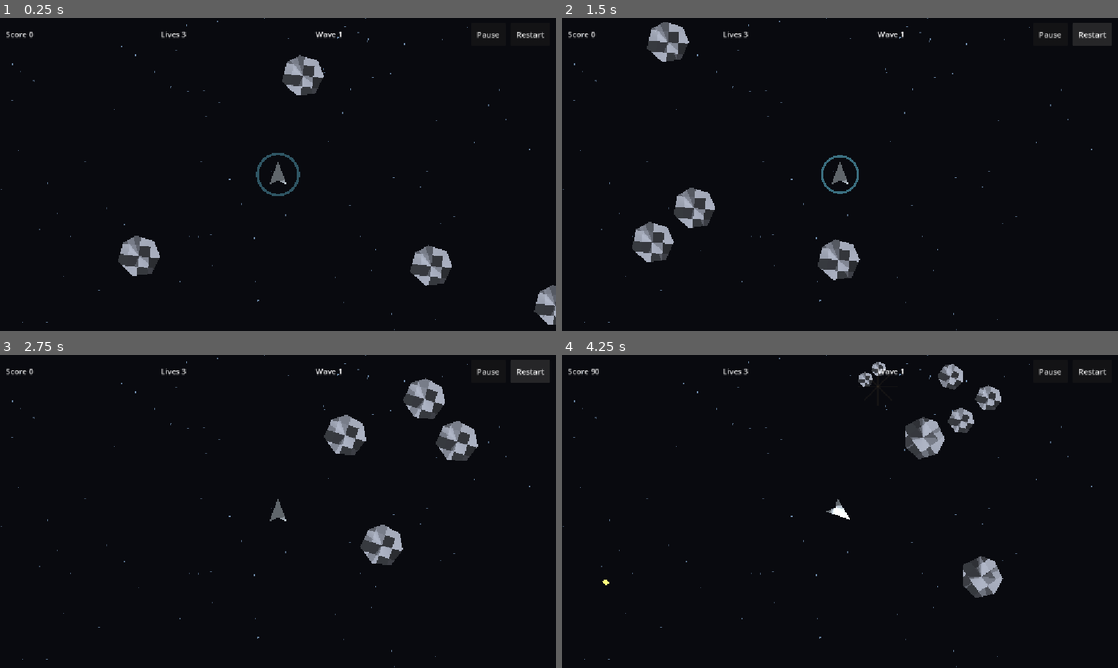
Above: before the commit, frames 1-4 (two rows, left to right).
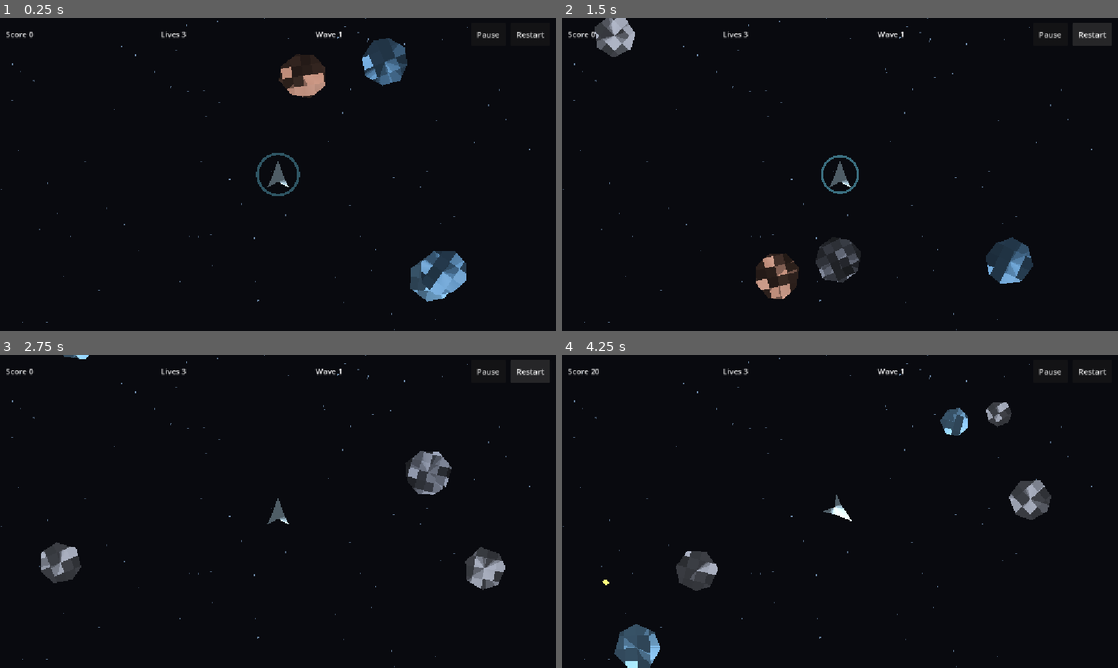
Above: after the commit, the same moments.

Repository: mule/asteroids-android-godot
Game: Godot game, scene res://scenes/game/Main.tscn
Same seed, same stepped clock (60 frames per second), same inputs: the game is played once before the commit and once after it.
Inputs (mouse positions are in pixels of both pictures, inside the frame that each line leads up to):
- Up to frame 1 (0.25 s): no input
- Up to frame 2 (1.5 s): click "Restart" at 0.5 s; click "Restart" at 1.25 s
- Up to frame 3 (2.75 s): click "Restart" at 2 s
- Up to frame 4 (4.25 s): move the mouse to (962, 495) at 2.77 s; hold Right (rotate_right) 2.78-3.5 s; hold Space (shoot) 2.78-3.5 s; click (962, 495) at 2.92 s; drag from (728, 527) to (840, 511) at 3.52 s

The runs differ from the first frame. In frame 1, 4.2% of the frame differs, in the area x 21-100%, y 6-98%; in frame 2, 5.3%, in the area x 5-85%, y 0-90%; in frame 3, 5.1%; in frame 4, 5.0%.

Commit message:
Use generated visual variants in gameplay
Closes #28

Diff:
--- a/scenes/entities/Asteroid.tscn
+++ b/scenes/entities/Asteroid.tscn
@@ -1,7 +1,7 @@
 [gd_scene load_steps=4 format=3 uid="uid://din0gjv2ki30r"]
 
 [ext_resource type="Script" path="res://scripts/asteroid.gd" id="1_l6c1s"]
-[ext_resource type="Resource" path="res://assets/vector/baseline_asteroid.tres" id="2_o5vgb"]
+[ext_resource type="Resource" path="res://assets/generated/asteroids/asteroid_baseline_01.tres" id="2_o5vgb"]
 
 [sub_resource type="CircleShape2D" id="CircleShape2D_sqsai"]
 radius = 44.0
--- a/scenes/entities/Bullet.tscn
+++ b/scenes/entities/Bullet.tscn
@@ -1,7 +1,7 @@
 [gd_scene load_steps=4 format=3 uid="uid://b7t0ntavgjg84"]
 
 [ext_resource type="Script" path="res://scripts/bullet.gd" id="1_ckiq4"]
-[ext_resource type="Resource" path="res://assets/vector/baseline_bullet.tres" id="2_b1ffi"]
+[ext_resource type="Resource" path="res://assets/generated/bullets/bullet_baseline_01.tres" id="2_b1ffi"]
 
 [sub_resource type="CircleShape2D" id="CircleShape2D_8nxps"]
 radius = 5.0
--- a/scenes/entities/PlayerShip.tscn
+++ b/scenes/entities/PlayerShip.tscn
@@ -1,7 +1,7 @@
 [gd_scene load_steps=4 format=3 uid="uid://c3o6vlwt3smug"]
 
 [ext_resource type="Script" path="res://scripts/player_ship.gd" id="1_1sojc"]
-[ext_resource type="Resource" path="res://assets/vector/baseline_ship.tres" id="2_a4c52"]
+[ext_resource type="Resource" path="res://assets/generated/ships/ship_delta_01.tres" id="2_a4c52"]
 
 [sub_resource type="ConvexPolygonShape2D" id="ConvexPolygonShape2D_jvily"]
 points = PackedVector2Array(0, -28, 18, 22, -18, 22)
--- a/scenes/game/Game.tscn
+++ b/scenes/game/Game.tscn
@@ -8,6 +8,12 @@
 [ext_resource type="Script" path="res://scripts/player_input.gd" id="6_8dbn6"]
 [ext_resource type="Script" path="res://scripts/starfield.gd" id="7_3jtpl"]
 [ext_resource type="Script" path="res://scripts/feedback.gd" id="8_s7x2j"]
+[ext_resource type="Resource" path="res://assets/generated/asteroids/asteroid_baseline_01.tres" id="9_0bsm8"]
+[ext_resource type="Resource" path="res://assets/generated/asteroids/asteroid_cobalt_01.tres" id="10_xpoo4"]
+[ext_resource type="Resource" path="res://assets/generated/asteroids/asteroid_craggy_01.tres" id="11_qkpjg"]
+[ext_resource type="Resource" path="res://assets/generated/asteroids/asteroid_ice_01.tres" id="12_s7b4h"]
+[ext_resource type="Resource" path="res://assets/generated/asteroids/asteroid_iron_01.tres" id="13_m2hh0"]
+[ext_resource type="Resource" path="res://assets/generated/asteroids/asteroid_shale_01.tres" id="14_pdu2q"]
 
 [sub_resource type="RectangleShape2D" id="RectangleShape2D_xh3dq"]
 size = Vector2(1152, 648)
@@ -17,6 +23,7 @@
 script = ExtResource("1_m6aai")
 asteroid_scene = ExtResource("3_tct56")
 bullet_scene = ExtResource("4_1nphu")
+asteroid_visual_assets = Array[Resource]([ExtResource("9_0bsm8"), ExtResource("10_xpoo4"), ExtResource("11_qkpjg"), ExtResource("12_s7b4h"), ExtResource("13_m2hh0"), ExtResource("14_pdu2q")])
 
 [node name="Background" type="ColorRect" parent="."]
 offset_right = 1152.0
--- a/scripts/asteroid.gd
+++ b/scripts/asteroid.gd
@@ -11,7 +11,7 @@
 	SMALL,
 }
 
-@export var visual_asset: Resource = preload("res://assets/vector/baseline_asteroid.tres")
+@export var visual_asset: Resource = preload("res://assets/generated/asteroids/asteroid_baseline_01.tres")
 @export var shader_lighting_enabled: bool = true
 @export_enum("Large", "Medium", "Small") var size_tier: int = AsteroidSize.LARGE
 @export var drift_speed: float = 90.0
@@ -39,11 +39,16 @@
 	_update_shader_light_direction()
 
 
-func setup(tier: int, initial_velocity: Vector2) -> void:
+func setup(tier: int, initial_velocity: Vector2, selected_visual_asset: Resource = null, initial_rotation: float = 0.0) -> void:
 	size_tier = tier
 	velocity = initial_velocity
+	rotation = initial_rotation
+
+	if _is_valid_visual_asset(selected_visual_asset):
+		visual_asset = selected_visual_asset
 
 	if is_node_ready():
+		_apply_visual_asset()
 		_apply_size_tier()
 
 
@@ -80,11 +85,7 @@
 
 
 func _apply_visual_asset() -> void:
-	if (
-		visual_asset == null
-		or not visual_asset.has_method("is_primary_polygon_valid")
-		or not visual_asset.is_primary_polygon_valid()
-	):
+	if not _is_valid_visual_asset(visual_asset):
 		return
 
 	rock_shape.polygon = visual_asset.primary_polygon
@@ -114,6 +115,20 @@
 			return 16.0
 
 
+func get_visual_asset_id() -> StringName:
+	if visual_asset != null:
+		return visual_asset.asset_id
+	return &""
+
+
+func _is_valid_visual_asset(candidate: Resource) -> bool:
+	return (
+		candidate != null
+		and candidate.has_method("is_primary_polygon_valid")
+		and candidate.is_primary_polygon_valid()
+	)
+
+
 func _wrap_to_visible_viewport() -> void:
 	var viewport_rect := get_viewport_rect()
 	var min_position := viewport_rect.position - Vector2.ONE * wrap_margin
--- a/scripts/bullet.gd
+++ b/scripts/bullet.gd
@@ -3,7 +3,7 @@
 
 const MATERIAL_RUNTIME := preload("res://scripts/material_runtime.gd")
 
-@export var visual_asset: Resource = preload("res://assets/vector/baseline_bullet.tres")
+@export var visual_asset: Resource = preload("res://assets/generated/bullets/bullet_baseline_01.tres")
 @export var shader_lighting_enabled: bool = true
 @export var speed: float = 760.0
 @export var lifetime_seconds: float = 1.2
--- a/scripts/game.gd
+++ b/scripts/game.gd
@@ -18,6 +18,8 @@
 @export var random_seed: int = 1729
 @export var world_light_direction: Vector2 = Vector2(-0.55, -0.83)
 @export var shader_lighting_enabled: bool = true
+@export var asteroid_visual_assets: Array[Resource] = []
+@export var auto_start: bool = true
 
 @onready var entities: Node2D = $Entities
 @onready var player_ship: Area2D = $Entities/PlayerShip
@@ -44,7 +46,8 @@
 	hud.restart_requested.connect(_start_new_game)
 	hud.touch_action_changed.connect(_on_hud_touch_action_changed)
 	_apply_lighting_to_entity(player_ship)
-	_start_new_game()
+	if auto_start:
+		_start_new_game()
 
 
 func _unhandled_input(event: InputEvent) -> void:
@@ -126,9 +129,11 @@
 
 func _spawn_asteroid(size_tier: int, spawn_position: Vector2, velocity: Vector2) -> Area2D:
 	var asteroid := asteroid_scene.instantiate() as Area2D
+	var visual_asset := _get_random_asteroid_visual_asset()
+	var initial_rotation := random.randf_range(0.0, TAU)
 
 	if asteroid.has_method("setup"):
-		asteroid.setup(size_tier, velocity)
+		asteroid.setup(size_tier, velocity, visual_asset, initial_rotation)
 
 	entities.add_child(asteroid)
 	asteroid.add_to_group("asteroids")
@@ -315,6 +320,51 @@
 	return Vector2.RIGHT.rotated(angle) * speed
 
 
+func _get_random_asteroid_visual_asset() -> Resource:
+	var valid_assets := _get_valid_asteroid_visual_assets()
+	if valid_assets.is_empty():
+		return null
+	return valid_assets[random.randi_range(0, valid_assets.size() - 1)]
+
+
+func _get_valid_asteroid_visual_assets() -> Array[Resource]:
+	var valid_assets: Array[Resource] = []
+	for asset: Resource in asteroid_visual_assets:
+		if (
+			asset != null
+			and asset.has_method("is_primary_polygon_valid")
+			and asset.is_primary_polygon_valid()
+		):
+			valid_assets.append(asset)
+	return valid_assets
+
+
+func get_active_asteroid_debug_snapshot() -> Array[Dictionary]:
+	var snapshot: Array[Dictionary] = []
+	for asteroid in get_tree().get_nodes_in_group("asteroids"):
+		if not is_instance_valid(asteroid) or asteroid.is_queued_for_deletion():
+			continue
+
+		var visual_asset_id := StringName()
+		if asteroid.has_method("get_visual_asset_id"):
+			visual_asset_id = asteroid.get_visual_asset_id()
+
+		snapshot.append({
+			"position": asteroid.global_position,
+			"velocity": asteroid.get("velocity"),
+			"size_tier": asteroid.get("size_tier"),
+			"visual_asset_id": visual_asset_id,
+			"rotation": asteroid.rotation,
+		})
+
+	snapshot.sort_custom(func(a: Dictionary, b: Dictionary) -> bool:
+		if not is_equal_approx(a["position"].x, b["position"].x):
+			return a["position"].x < b["position"].x
+		return a["position"].y < b["position"].y
+	)
+	return snapshot
+
+
 func _get_split_velocity(size_tier: int, incoming_velocity: Vector2, index: int) -> Vector2:
 	var base_angle := incoming_velocity.angle()
 
--- a/scripts/player_ship.gd
+++ b/scripts/player_ship.gd
@@ -5,7 +5,7 @@
 
 signal shoot_requested(muzzle_position: Vector2, direction: Vector2, inherited_velocity: Vector2)
 
-@export var visual_asset: Resource = preload("res://assets/vector/baseline_ship.tres")
+@export var visual_asset: Resource = preload("res://assets/generated/ships/ship_delta_01.tres")
 @export var shader_lighting_enabled: bool = true
 @export var acceleration: float = 360.0
 @export var max_speed: float = 520.0
--- /dev/null
+++ b/tools/asset_pipeline/check_runtime_variants.gd
@@ -0,0 +1,105 @@
+extends SceneTree
+
+
+const GAME_SCENE := "res://scenes/game/Game.tscn"
+const ASTEROID_SCENE := "res://scenes/entities/Asteroid.tscn"
+const ASTEROID_MEDIUM := 1
+
+
+func _init() -> void:
+	var failures: Array[String] = []
+	var first := await _capture_game_snapshot()
+	var second := await _capture_game_snapshot()
+
+	if first != second:
+		failures.append("same seed produced different asteroid snapshots")
+
+	var visual_ids := {}
+	for entry: Dictionary in first:
+		visual_ids[entry["visual_asset_id"]] = true
+	if visual_ids.size() < 2:
+		failures.append("initial wave did not contain multiple asteroid visuals")
+
+	var split_snapshot := await _capture_split_snapshot()
+	if split_snapshot.size() != 2:
+		failures.append("split smoke expected two child asteroids")
+	for entry: Dictionary in split_snapshot:
+		if entry["size_tier"] != ASTEROID_MEDIUM:
+			failures.append("split child had unexpected size tier")
+		if str(entry["visual_asset_id"]).is_empty():
+			failures.append("split child had no visual asset id")
+
+	if not await _fallback_asteroid_has_visual():
+		failures.append("empty visual pool fallback did not keep a valid asteroid visual")
+
+	for failure: String in failures:
+		printerr(failure)
+	if failures.is_empty():
+		print("OK runtime asteroid variants are deterministic")
+		quit(0)
+	else:
+		quit(1)
+
+
+func _capture_game_snapshot() -> Array:
+	var game := _instantiate_game(8)
+	root.add_child(game)
+	await process_frame
+	game._start_new_game()
+	var snapshot := _stable_snapshot(game.get_active_asteroid_debug_snapshot())
+	root.remove_child(game)
+	game.free()
+	return snapshot
+
+
+func _capture_split_snapshot() -> Array:
+	var game := _instantiate_game(0)
+	root.add_child(game)
+	await process_frame
+	game._start_new_game()
+	game._spawn_split_asteroids(ASTEROID_MEDIUM, Vector2(200, 200), Vector2(80, 0))
+	var snapshot := _stable_snapshot(game.get_active_asteroid_debug_snapshot())
+	root.remove_child(game)
+	game.free()
+	return snapshot
+
+
+func _fallback_asteroid_has_visual() -> bool:
+	var packed_scene := load(ASTEROID_SCENE) as PackedScene
+	if packed_scene == null:
+		return false
+	var asteroid := packed_scene.instantiate()
+	root.add_child(asteroid)
+	asteroid.setup(0, Vector2.ZERO, null, 0.0)
+	await process_frame
+	var has_visual := not str(asteroid.get_visual_asset_id()).is_empty()
+	asteroid.queue_free()
+	await process_frame
+	return has_visual
+
+
+func _instantiate_game(initial_count: int) -> Node:
+	var packed_scene := load(GAME_SCENE) as PackedScene
+	var game := packed_scene.instantiate()
+	game.random_seed = 1729
+	game.initial_asteroid_count = initial_count
+	game.starting_wave = 1
+	game.auto_start = false
+	return game
+
+
+func _stable_snapshot(snapshot: Array[Dictionary]) -> Array:
+	var stable := []
+	for entry: Dictionary in snapshot:
+		stable.append({
+			"position": _stable_vector(entry["position"]),
+			"velocity": _stable_vector(entry["velocity"]),
+			"size_tier": entry["size_tier"],
+			"visual_asset_id": str(entry["visual_asset_id"]),
+			"rotation": snappedf(entry["rotation"], 0.0001),
+		})
+	return stable
+
+
+func _stable_vector(value: Vector2) -> Vector2:
+	return Vector2(snappedf(value.x, 0.0001), snappedf(value.y, 0.0001))
Not shown: 1 places in scenes/game/Game.tscn that only renumber resources
Not shown, added: tools/asset_pipeline/check_runtime_variants.gd.uid
Not shown, changed: docs/asset-pipeline.md
Not shown, changed: tools/asset_pipeline/README.md
